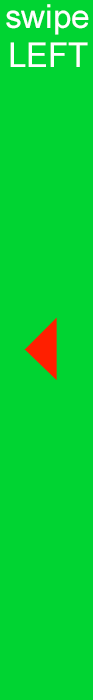
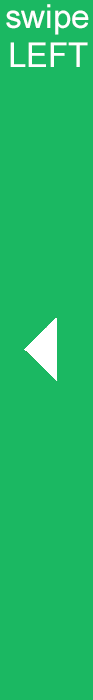
Layers edited between the first and the second (93, 700) image:
painted on "Layer 1" over [0, 0, 93, 700]
